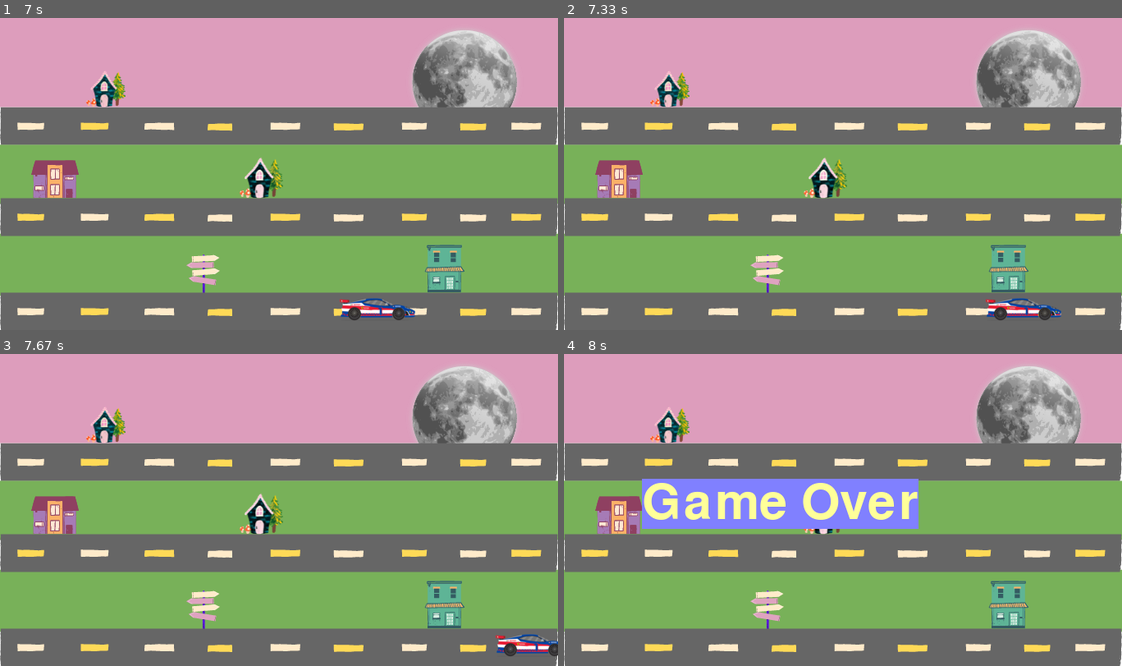
Above: before the commit, frames 1-4 (two rows, left to right).
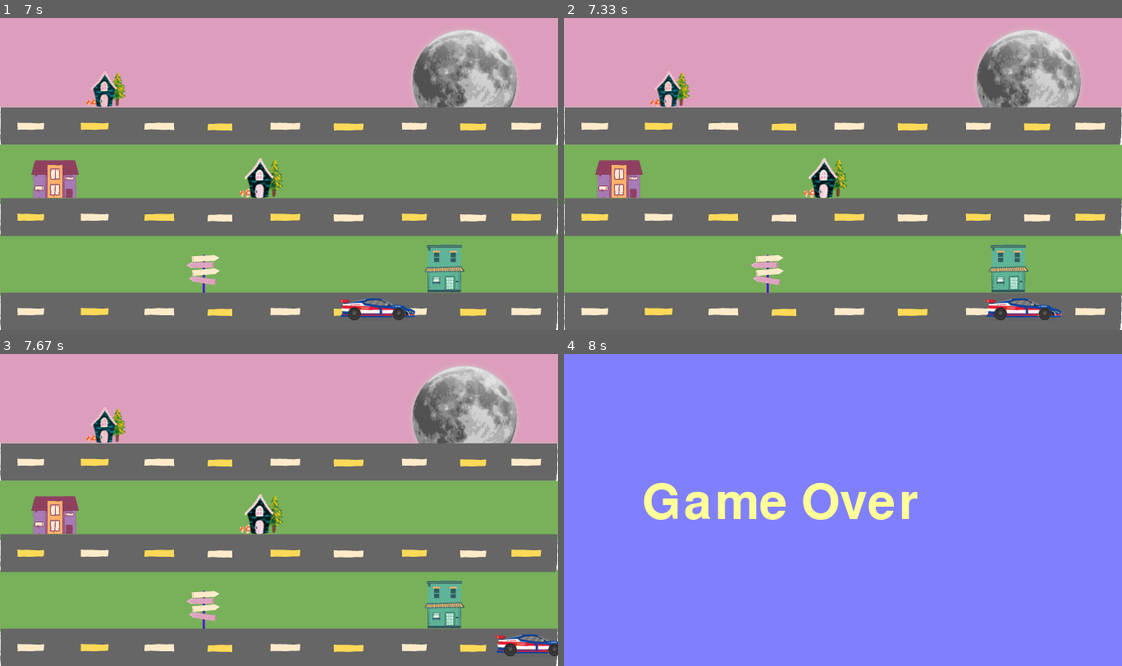
Above: after the commit, the same moments.

Repository: ManuelaBertanha/Pygame
Game: pygame game, started from carro.py
Two runs of this game, one before a commit and one after it. Both use one fixed random seed, a clock stepped at 60 frames per second and the inputs below.
Inputs:
- Up to frame 1 (7 s): no input
- Up to frame 2 (7.33 s): no input
- Up to frame 3 (7.67 s): no input
- Up to frame 4 (8 s): no input

Frames 1-3 are identical in both runs. In frame 4, 92% of the frame differs, in the area x 0-100%, y 0-100%.

Commit message:
Update carro.py

Diff:
--- a/carro.py
+++ b/carro.py
@@ -1,5 +1,3 @@
-# Manuela Bertanha | TIA 32152851
-
 import pygame
 
 SCREEN_SIZE = (680, 380)
@@ -46,8 +44,8 @@
         screen.blit(carro, (x,y))
         vel = -vel
     if (x > 680):
-        #screen.fill((128,128,255))
-        #pygame.display.flip()  # Preenche a tela com o Game Over
+        screen.fill((128,128,255))
+        pygame.display.flip()
         screen.blit(textoFinal, (95,152))
         jogoAtivo = False
     pygame.display.update()
